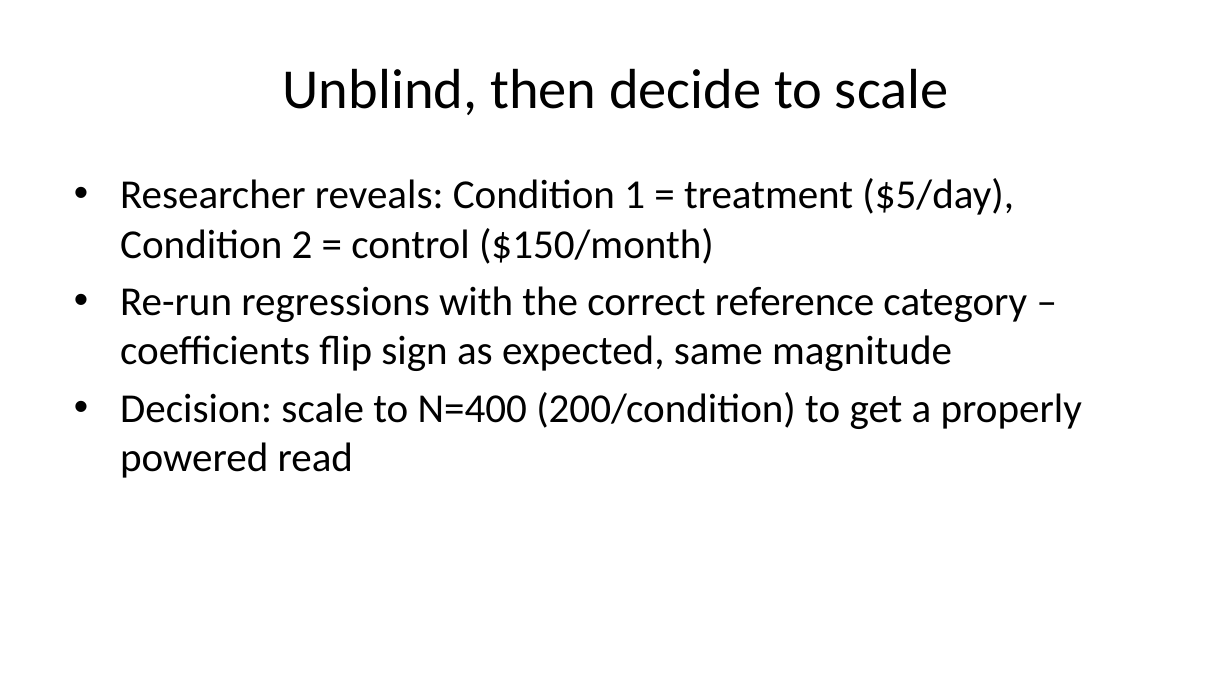
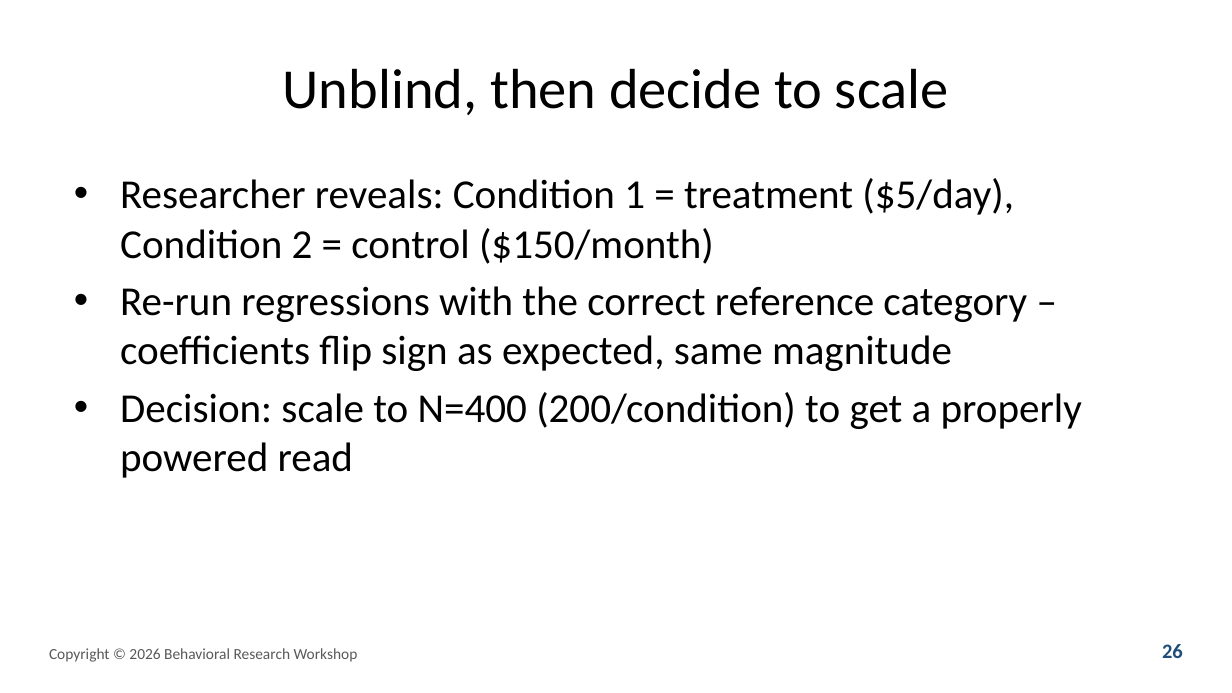
Before and after one commit to prof-stephenshu/behavioral-research-env, a slide deck: slide 26 of presentations/2026-workshop/slides.pptx. Drawn at 1232x693 pixels with LibreOffice and Linux fonts; fonts in the diff are those of the drawing. Boxes give left, top, right and bottom in pixels: in the first picture for what was removed or moved away, otherwise in the second. Text is boxed around its words. In the diff, an @@ line names an element or a change of style, - is before the commit and + after.

Commit message:
Apply footer/page-number branding pass to slides.pptx
Adapted from a reference course deck the user shared: bottom-left
copyright footer, bottom-right bold navy page number, applied uniformly
across all 30 slides via assets/apply_branding.py (python-pptx
post-processing on the pandoc-generated pptx).

Deliberately does not attempt to reproduce the reference deck institutional
logo bar (Cornell/Dyson/CALS) -- fabricating a university seal or wordmark
from scratch would be an inaccurate imitation of official branding rather
than a real asset. User can add real logo files later, or supply them for
a follow-up pass.

```diff
--- a/presentations/2026-workshop/slides.pptx
+++ b/presentations/2026-workshop/slides.pptx
@@ text added at [49, 648, 358, 662], 9 pt, text #595959 @@
+Copyright © 2026 Behavioral Research Workshop
@@ text added at [1162, 644, 1183, 658], 12 pt, text #1F4E79, bold @@
+26
```
Also in this commit, not shown: 29 other slides changed, 1 other file.
